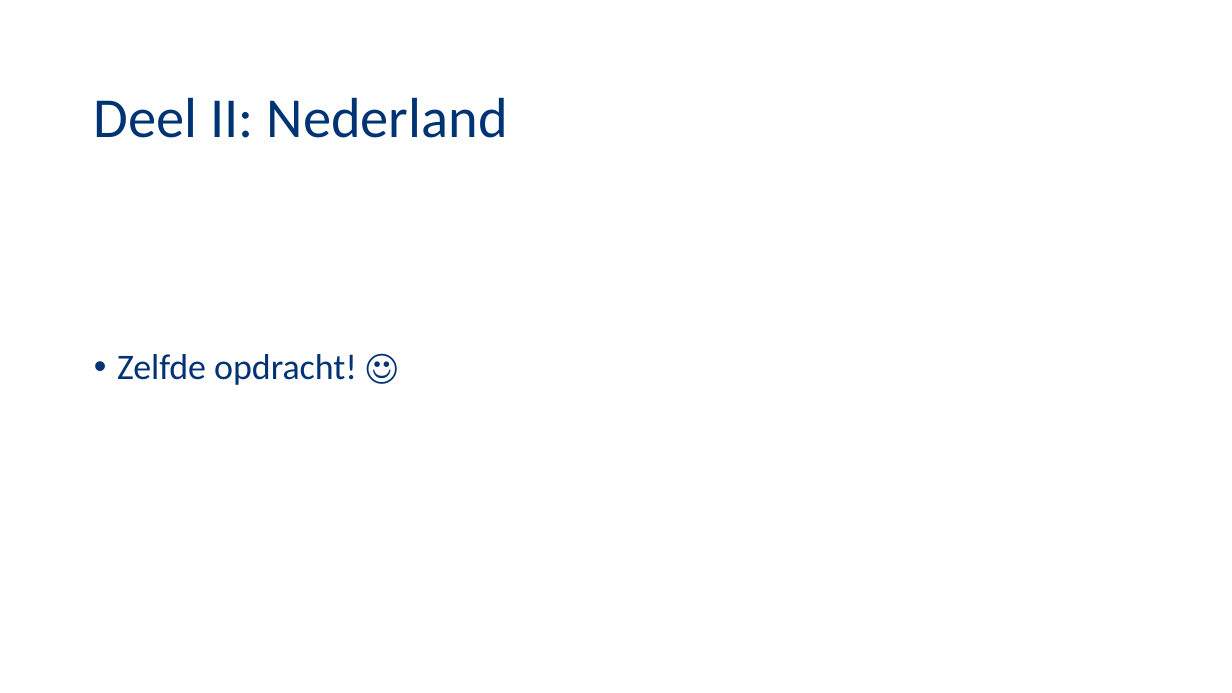
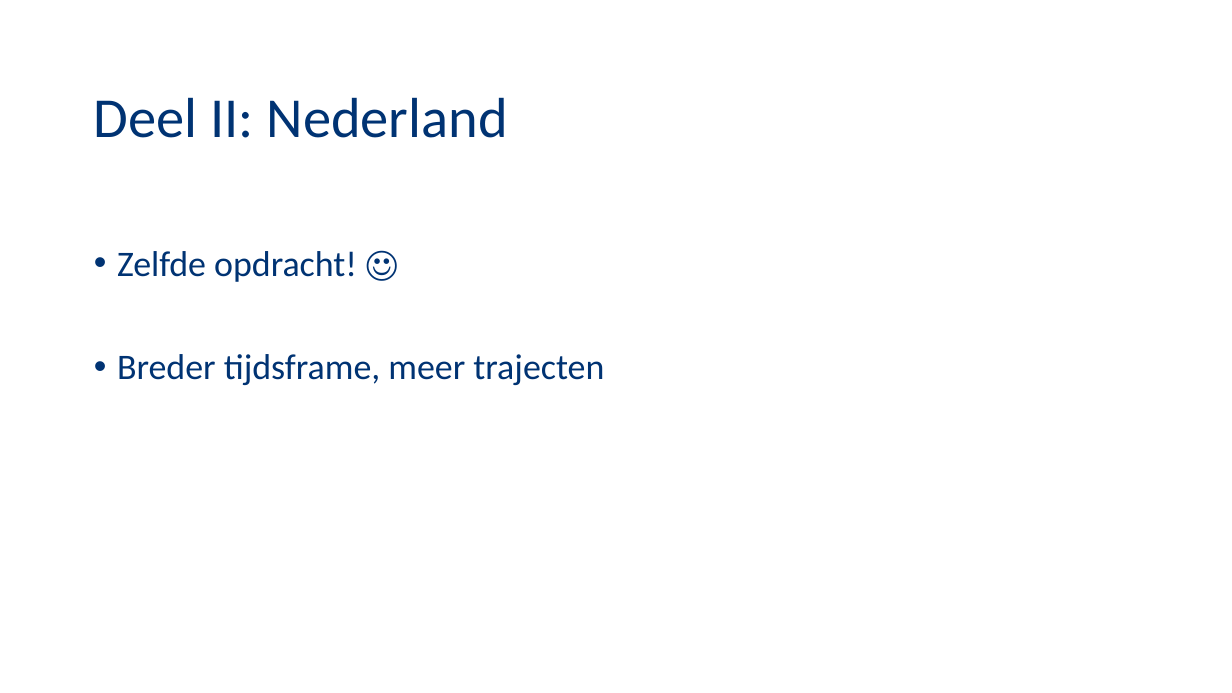
Before and after one commit to NegativeNancy/Team_Arjan, a slide deck: slide 7 of Presentaties/Presentatie1.pptx (slide 6 before the commit). Drawn at 1232x693 pixels with LibreOffice and Linux fonts; fonts in the diff are those of the drawing; background and template pictures are left out. Boxes give left, top, right and bottom in pixels: in the first picture for what was removed or moved away, otherwise in the second. Text is boxed around its words. In the diff, an @@ line names an element or a change of style, - is before the commit and + after.

Commit message:
added slides

```diff
--- a/Presentaties/Presentatie1.pptx
+++ b/Presentaties/Presentatie1.pptx
@@ text at (117,354,604,385): paragraph added @@
+• Breder tijdsframe, meer trajecten
```
Also in this commit, not shown: 1 other slide changed, 1 slide added, 1 slide removed.
